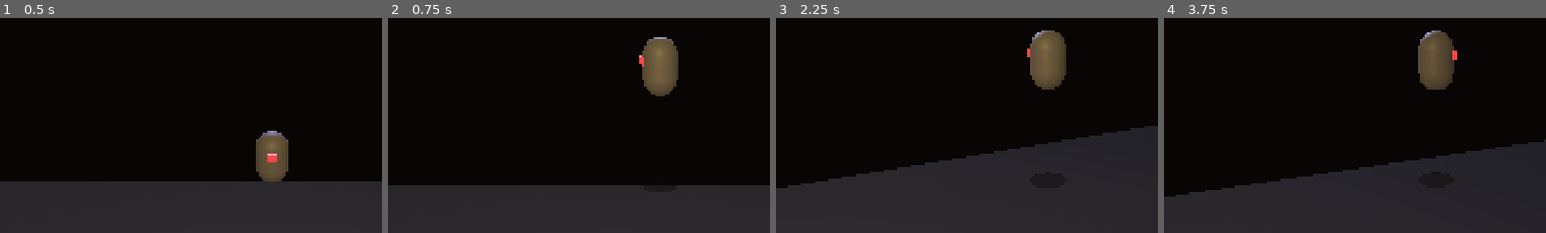
Above: before the commit, frames 1-4 (left to right).
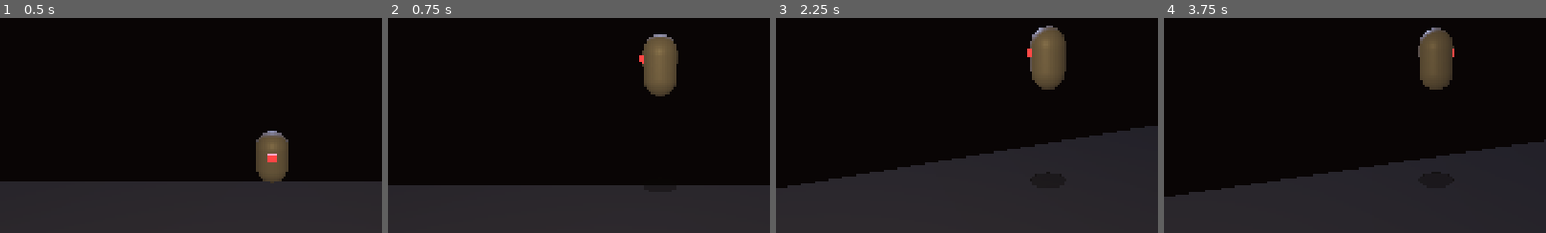
Above: after the commit, the same moments.

Repository: Adam-Vozzo/mobile-game-6
Game: Godot game, scene res://scenes/levels/threshold.tscn
Two runs of this game, one before a commit and one after it. Both use one fixed random seed, a clock stepped at 60 frames per second and the inputs below.
Inputs (mouse positions are % of the whole screen's width and height, from its top left):
- Up to frame 1 (0.5 s): no input
- Up to frame 2 (0.75 s): tap Enter at 0.5 s; move the mouse to (72, 45) at 0.52 s; hold Right (move_right) from 0.53 s (still down); hold Space (jump) from 0.53 s (still down); click (72, 45) at 0.67 s
- Up to frame 3 (2.25 s): release Right (move_right) at 1.25 s; release Space (jump) at 1.25 s; drag from (30, 55) to (45, 70) at 1.27 s; move the mouse to (60, 28) at 2.02 s; hold Right (move_right) from 2.03 s (still down); hold Space (jump) from 2.03 s (still down)
- Up to frame 4 (3.75 s): release Right (move_right) at 2.75 s; release Space (jump) at 2.75 s; drag from (45, 70) to (20, 35) at 2.77 s; move the mouse to (80, 65) at 3.52 s; hold Left (move_left) from 3.53 s (still down); hold Space (jump) from 3.53 s (still down)
The pictures show only the part of the screen within x 14-64%, y 20-70%; the shares and areas given below are measured in that part.

Frame 1 is identical in both runs. In frame 2, 0.3% of the frame differs, in the area x 65-76%, y 7-29%; in frame 3, 0.3%; in frame 4, 0.3%, in the area x 66-77%, y 4-34%.

Commit message:
feat: asset options doc + pre-jump anticipation squish (iter 71)
Primary: docs/ASSET_OPTIONS.md — 3-slot candidate list (Stray mesh / ambient
audio / concrete kit) for human approval before autonomous asset acquisition
resumes. All recommended picks are CC0. Directly resolves the long-standing
"Blocked / needs human" item in PLAN.md.

Side quest: pre-jump anticipation squish. _play_jump_stretch() gains a 0.04 s
coil phase (coil_y=1−0.18×scale, coil_xz=1+0.08×scale, EASE_IN TRANS_SINE)
before the existing stretch. Classic platformer "tell" — character visually
coils before launching. Amplitude weaker than stretch so the stretch is still
the punchline. 10 unit tests (854 → 864). JUICE.md pre-jump anticipation
promoted idea → prototype.

https://claude.ai/code/session_01LV7Dqd8JSDvaLFSvrwYyCT

Diff:
--- a/scripts/player/player.gd
+++ b/scripts/player/player.gd
@@ -298,9 +298,16 @@
 		return
 	var stretch_y  := 1.0 + 0.30 * _jump_stretch_scale
 	var stretch_xz := 1.0 - 0.15 * _jump_stretch_scale
+	# Anticipation squish: brief coil before the stretch launches (classic
+	# platformer "tell" — compresses then releases).
+	var coil_y   := 1.0 - 0.18 * _jump_stretch_scale
+	var coil_xz  := 1.0 + 0.08 * _jump_stretch_scale
 	if _squash_tween:
 		_squash_tween.kill()
 	_squash_tween = create_tween()
+	_squash_tween.set_ease(Tween.EASE_IN).set_trans(Tween.TRANS_SINE)
+	_squash_tween.tween_property(_visual, "scale",
+		Vector3(coil_xz, coil_y, coil_xz), 0.04)
 	_squash_tween.set_ease(Tween.EASE_OUT).set_trans(Tween.TRANS_QUAD)
 	_squash_tween.tween_property(_visual, "scale",
 		Vector3(stretch_xz, stretch_y, stretch_xz), 0.05)
--- a/tests/test_controller_kinematics.gd
+++ b/tests/test_controller_kinematics.gd
@@ -110,6 +110,7 @@
 	_test_dash_buffer_camera_logic()
 	_test_speed_ramp_logic()
 	_test_zone_atmosphere_logic()
+	_test_jump_anticipation_squish_math()
 	_report()
 
 
@@ -4144,3 +4145,46 @@
 	# G1 gantry (z=81) and Terminal (z=135) must both be inside Zone3Trigger.
 	_ok("Z3 trigger covers G1 gantry (z=81) and Terminal (z=135)",
 		absf(81.0 - z3_cz) <= z3_hz and absf(135.0 - z3_cz) <= z3_hz)
+
+
+func _test_jump_anticipation_squish_math() -> void:
+	## Mirrors _play_jump_stretch's new anticipation phase (coil before launch):
+	##   coil_y  = 1.0 - 0.18 * _jump_stretch_scale
+	##   coil_xz = 1.0 + 0.08 * _jump_stretch_scale
+	## Guards that the anticipation squish is directionally opposite to the
+	## stretch, is bounded (never inverts geometry), and is weaker than the
+	## stretch (anticipation is subtle; stretch is the main event).
+	print("\n-- Jump anticipation squish formulas (coil phase of _play_jump_stretch) --")
+
+	# At scale=0: identity — slider off means no animation at all.
+	_ok("anticipation: scale=0 → coil_y=1.0 (identity)",
+		_near(1.0 - 0.18 * 0.0, 1.0))
+	_ok("anticipation: scale=0 → coil_xz=1.0 (identity)",
+		_near(1.0 + 0.08 * 0.0, 1.0))
+
+	# At scale=1: exact expected values.
+	_ok("anticipation: scale=1 → coil_y=0.82 (18%% squish)",
+		_near(1.0 - 0.18 * 1.0, 0.82))
+	_ok("anticipation: scale=1 → coil_xz=1.08 (8%% expand)",
+		_near(1.0 + 0.08 * 1.0, 1.08))
+
+	# Direction invariants at mid-range: squish (Y<1, XZ>1) — opposite to stretch.
+	var coil_y_mid  := 1.0 - 0.18 * 0.5
+	var coil_xz_mid := 1.0 + 0.08 * 0.5
+	_ok("anticipation: scale=0.5 → coil_y < 1.0 (Y squishes, opposite stretch)",
+		coil_y_mid < 1.0)
+	_ok("anticipation: scale=0.5 → coil_xz > 1.0 (XZ expands, opposite stretch)",
+		coil_xz_mid > 1.0)
+
+	# Coil amplitude is weaker than stretch amplitude — anticipation is the tell,
+	# stretch is the punchline. Coil Y-delta (0.18) < stretch Y-delta (0.30).
+	var coil_y_delta    := 0.18
+	var stretch_y_delta := 0.30
+	_ok("anticipation: coil Y-delta < stretch Y-delta (anticipation is subtler)",
+		coil_y_delta < stretch_y_delta)
+
+	# Geometry never inverts: at max scale=1, coil_y=0.82 > 0 and coil_xz=1.08 reasonable.
+	_ok("anticipation: coil_y > 0 at max scale (geometry never inverts)",
+		1.0 - 0.18 * 1.0 > 0.0)
+	_ok("anticipation: coil_xz < 1.5 at max scale (no over-expand)",
+		1.0 + 0.08 * 1.0 < 1.5)
Not shown, changed: README.md
Not shown, added: docs/ASSET_OPTIONS.md
Not shown, changed: docs/JUICE.md
Not shown, changed: docs/PLAN.md
